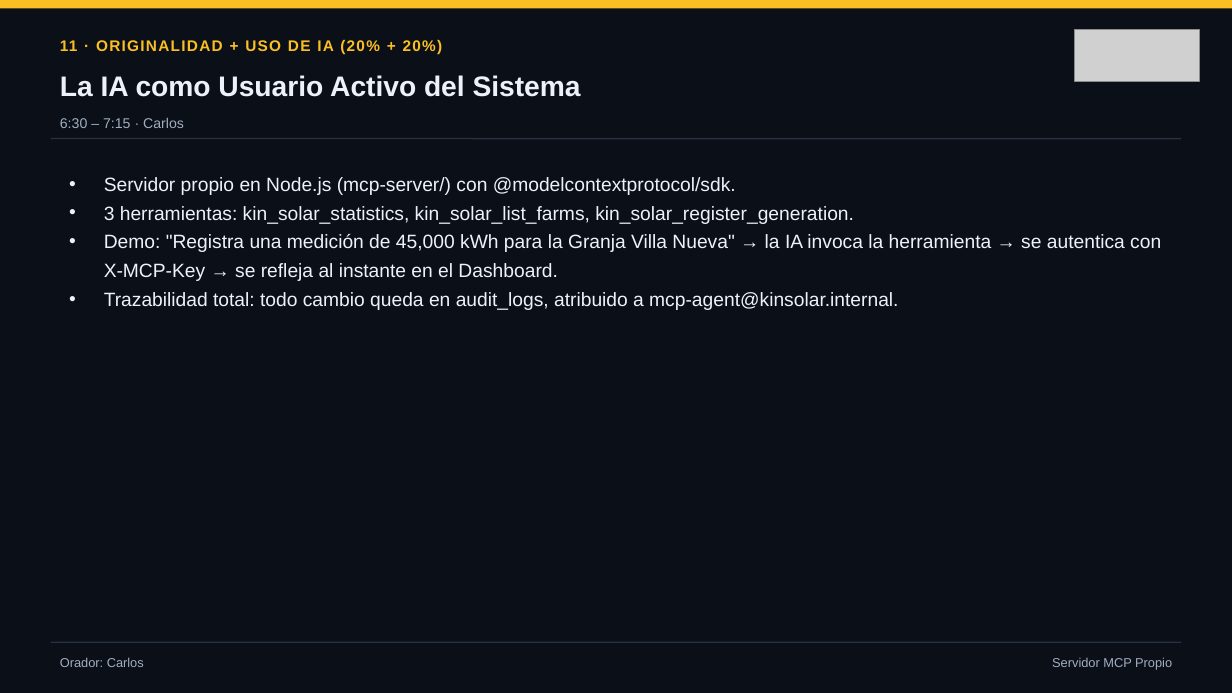
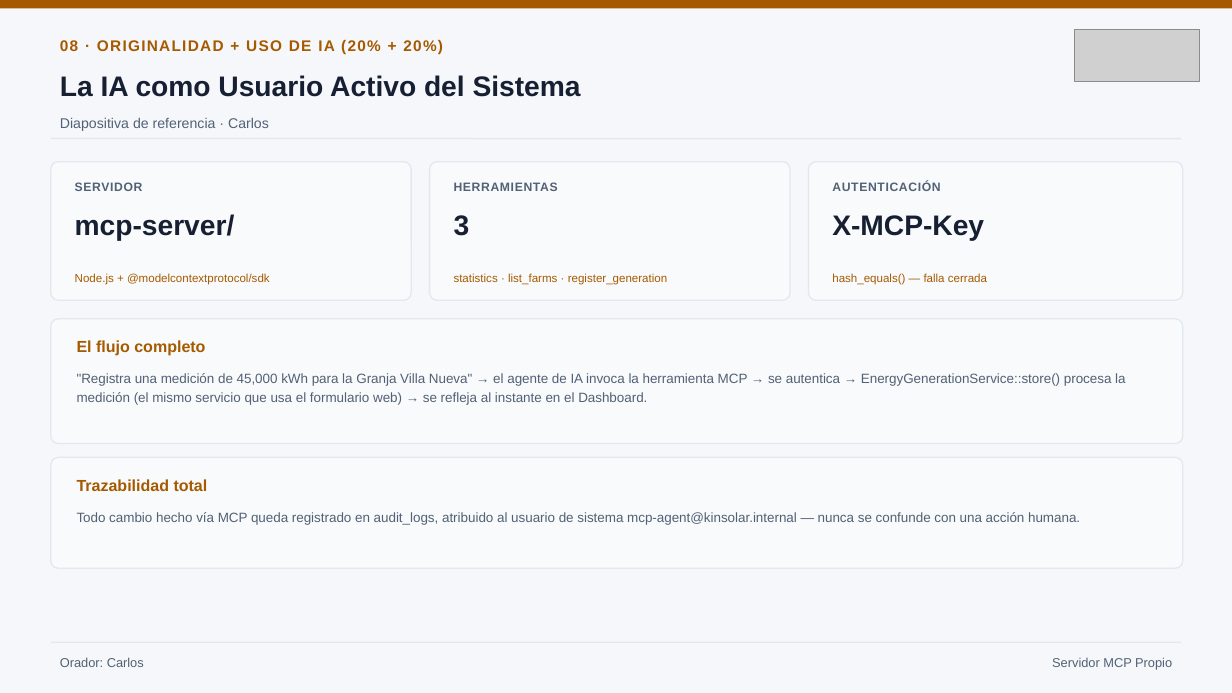
Before and after one commit to Andy13K/Dia_del_programador_IA, a slide deck: slide 8 of docs/export/Presentacion-Kin-Solar-Guatemala.pptx (slide 11 before the commit). Drawn at 1232x693 pixels with LibreOffice and Linux fonts; fonts in the diff are those of the drawing; grey boxes stand for pictures. Boxes give left, top, right and bottom in pixels: in the first picture for what was removed or moved away, otherwise in the second. Text is boxed around its words. In the diff, an @@ line names an element or a change of style, - is before the commit and + after.

```diff
--- a/docs/export/Presentacion-Kin-Solar-Guatemala.pptx
+++ b/docs/export/Presentacion-Kin-Solar-Guatemala.pptx
@@ background #0B0F17 to #F5F7FA @@
@@ rectangle at (x1=0, y1=0, x2=1232, y2=8): fill #FBBF24 to #A65A00 @@
@@ text "La IA como Usuario Activo ..." at (x1=60, y1=75, x2=581, y2=97): text colour #EDF2FA to #172033 @@
@@ text at (x1=60, y1=40, x2=443, y2=55): text changed; text colour #FBBF24 to #A65A00 @@
-11 · ORIGINALIDAD + USO DE IA (20% + 20%)
+08 · ORIGINALIDAD + USO DE IA (20% + 20%)
@@ text at (x1=60, y1=118, x2=269, y2=131): text changed; text colour #A1AEC2 to #526175 @@
-6:30 – 7:15 · Carlos
+Diapositiva de referencia · Carlos
@@ line (51, 139) - (1181, 139): stroke #263143 1 pt to #E2E8F0 1 pt @@
@@ rounded rectangle added at (x1=51, y1=162, x2=411, y2=300), fill #F8FAFC, outline #E2E8F0 1 pt @@
@@ rounded rectangle added at (x1=430, y1=162, x2=790, y2=300), fill #F8FAFC, outline #E2E8F0 1 pt @@
@@ rounded rectangle added at (x1=809, y1=162, x2=1183, y2=300), fill #F8FAFC, outline #E2E8F0 1 pt @@
@@ text added at (x1=75, y1=182, x2=143, y2=191), 9.5 pt, text #526175, bold @@
+SERVIDOR
@@ text added at (x1=454, y1=182, x2=558, y2=191), 9.5 pt, text #526175, bold @@
+HERRAMIENTAS
@@ text added at (x1=832, y1=181, x2=940, y2=191), 9.5 pt, text #526175, bold @@
+AUTENTICACIÓN
@@ text added at (x1=75, y1=214, x2=235, y2=241), 22 pt, text #172033, bold @@
+mcp-server/
@@ text added at (x1=454, y1=215, x2=470, y2=236), 22 pt, text #172033, bold @@
+3
@@ text added at (x1=832, y1=215, x2=984, y2=241), 22 pt, text #172033, bold @@
+X-MCP-Key
@@ text added at (x1=75, y1=273, x2=270, y2=285), 9 pt, text #A65A00 @@
+Node.js + @modelcontextprotocol/sdk
@@ text added at (x1=454, y1=273, x2=668, y2=285), 9 pt, text #A65A00 @@
+statistics · list_farms · register_generation
@@ text added at (x1=832, y1=273, x2=987, y2=285), 9 pt, text #A65A00 @@
+hash_equals() — falla cerrada
@@ rounded rectangle added at (x1=51, y1=319, x2=1183, y2=444), fill #F8FAFC, outline #E2E8F0 1 pt @@
@@ text added at (x1=77, y1=340, x2=205, y2=356), 12.5 pt, text #A65A00, bold @@
+El flujo completo
@@ text at (x1=77, y1=373, x2=1125, y2=405): text changed; size 15 to 10.5 pt; text colour #EDF2FA to #526175 @@
-• Servidor propio en Node.js (mcp-server/) con @modelcontextprotocol/sdk.
-• 3 herramientas: kin_solar_statistics, kin_solar_list_farms, kin_solar_register_generation.
-• Demo: "Registra una medición de 45,000 kWh para la Granja Villa Nueva" → la IA invoca la herramienta → se autentica con X-MCP-Key → se refleja al instante en el Dashboard.
-• Trazabilidad total: todo cambio queda en audit_logs, atribuido a mcp-agent@kinsolar.internal.
+"Registra una medición de 45,000 kWh para la Granja Villa Nueva" → el agente de IA invoca la herramienta MCP → se autentica → EnergyGenerationService::store() procesa la medición (el mismo servicio que usa el formulario web) → se refleja al instante en el Dashboard.
@@ rounded rectangle added at (x1=51, y1=457, x2=1183, y2=568), fill #F8FAFC, outline #E2E8F0 1 pt @@
@@ text added at (x1=77, y1=479, x2=208, y2=491), 12.5 pt, text #A65A00, bold @@
+Trazabilidad total
@@ text added at (x1=77, y1=512, x2=1080, y2=525), 10.5 pt, text #526175 @@
+Todo cambio hecho vía MCP queda registrado en audit_logs, atribuido al usuario de sistema mcp-agent@kinsolar.internal — nunca se confunde con una acción humana.
@@ text "Orador: Carlos" at (x1=60, y1=657, x2=144, y2=667): text colour #A1AEC2 to #526175 @@
@@ line (51, 642) - (1181, 642): stroke #263143 1 pt to #E2E8F0 1 pt @@
@@ text "Servidor MCP Propio" at (x1=1052, y1=657, x2=1172, y2=670): text colour #A1AEC2 to #526175 @@
```
Also in this commit, not shown: 12 other slides changed, 2 slides added, 3 slides removed, 12 other files.
